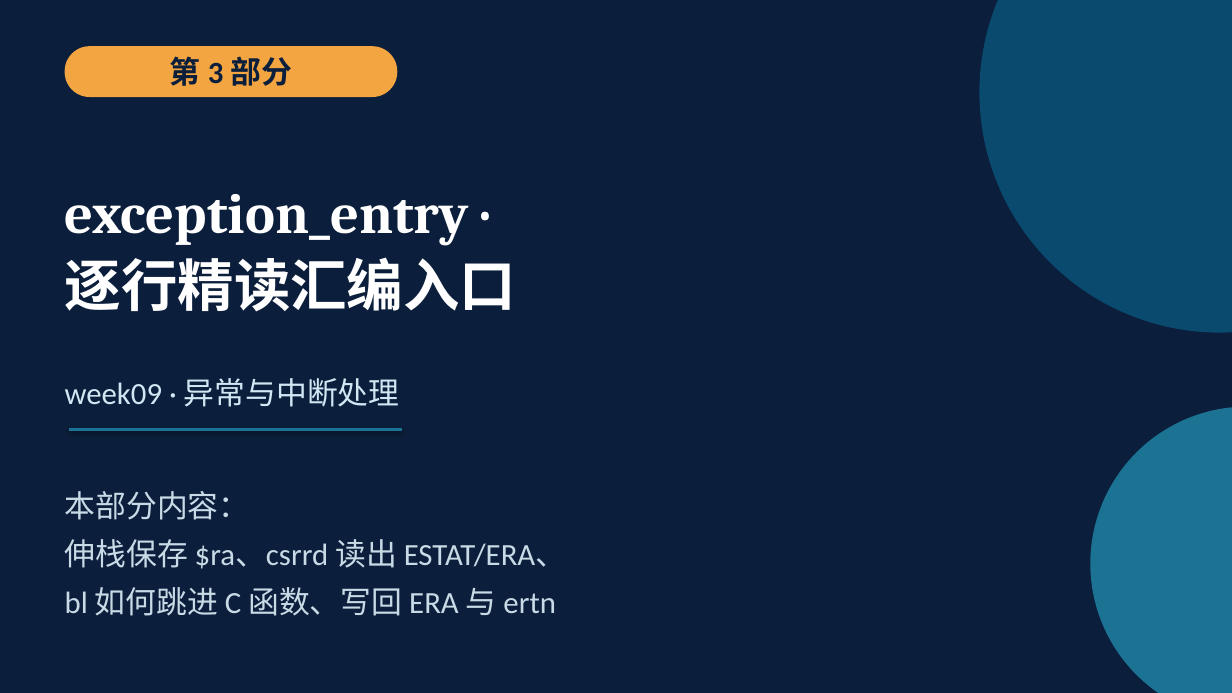
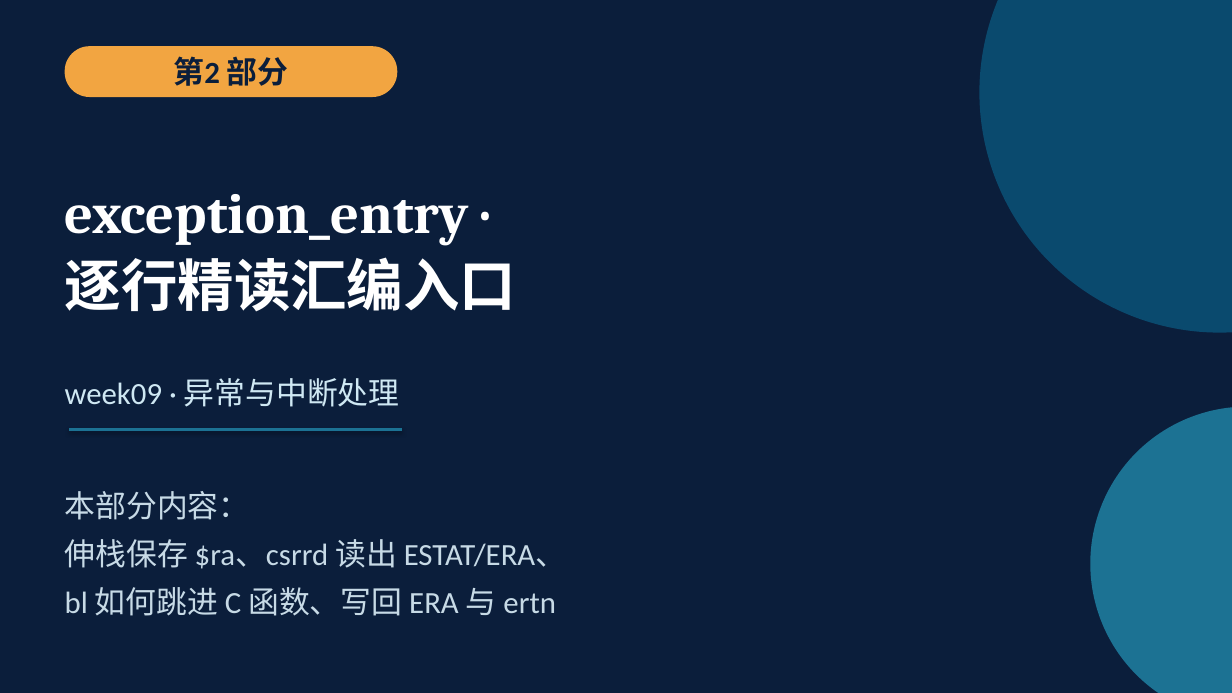
Before and after one commit to cxi218447-byte/miniOS, a slide deck: slide 16 of docs/09/week09_异常与中断_第1-2部分.pptx (slide 7 before the commit). Drawn at 1232x693 pixels with LibreOffice and Linux fonts; fonts in the diff are those of the drawing. Boxes give left, top, right and bottom in pixels: in the first picture for what was removed or moved away, otherwise in the second. Text is boxed around its words. In the diff, an @@ line names an element or a change of style, - is before the commit and + after.

```diff
--- a/docs/09/week09_异常与中断_第1-2部分.pptx
+++ b/docs/09/week09_异常与中断_第1-2部分.pptx
@@ text at <box>173,56,289,86</box>: text changed @@
-第 3 部分
+第2 部分
```
Also in this commit, not shown: 3 other slides changed, 41 slides added, 8 slides removed, 6 other files.
